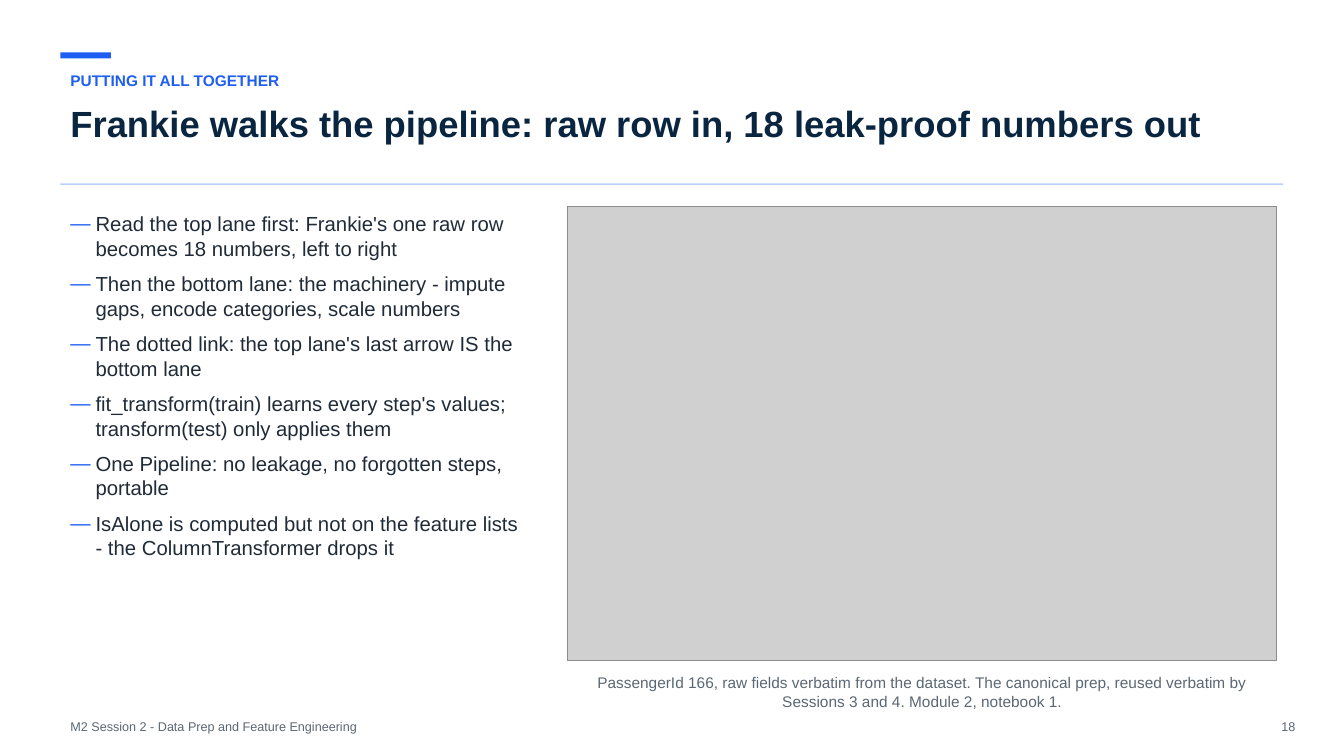
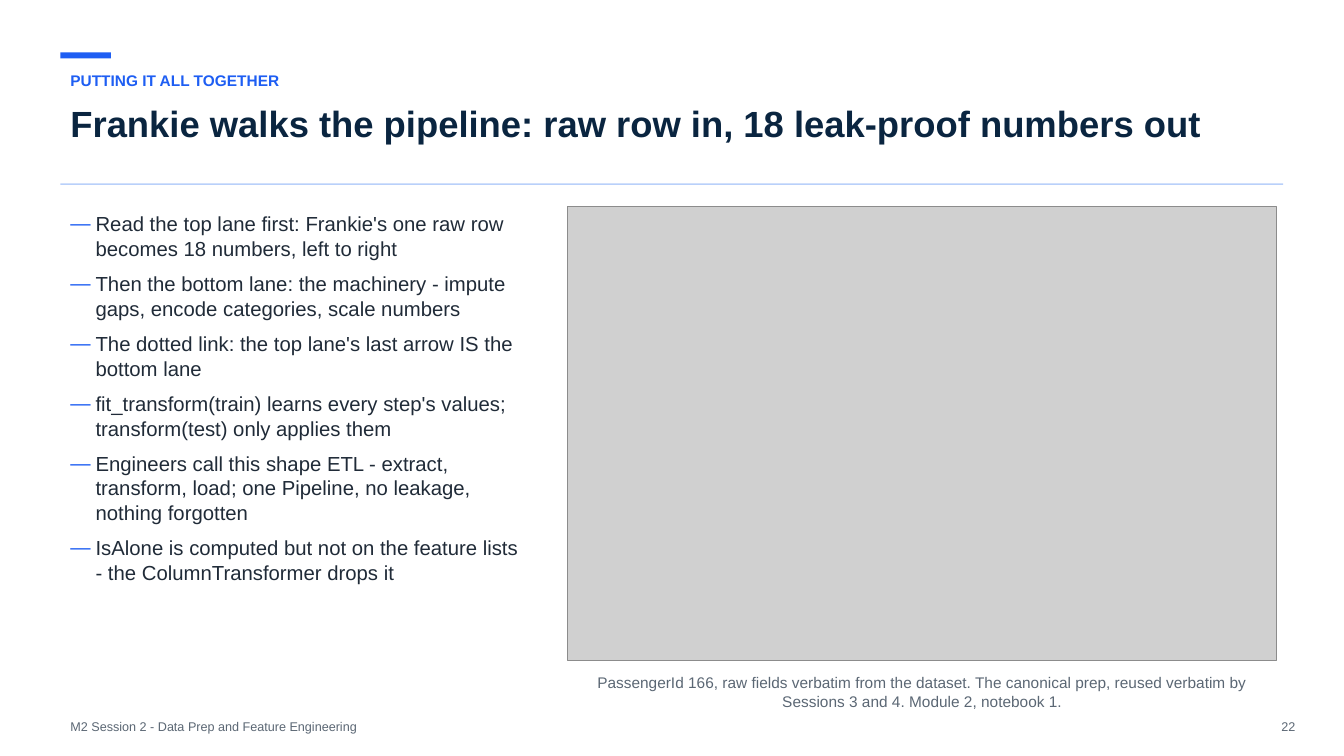
Before and after one commit to koenossendrijver/fontys-tech-exercises, a slide deck: slide 22 of presentations/m2-session-2-data-prep-and-feature-engineering.pptx (slide 18 before the commit). Drawn at 1344x756 pixels with LibreOffice and Linux fonts; fonts in the diff are those of the drawing; grey boxes stand for pictures. Boxes give left, top, right and bottom in pixels: in the first picture for what was removed or moved away, otherwise in the second. Text is boxed around its words. In the diff, an @@ line names an element or a change of style, - is before the commit and + after.

```diff
--- a/presentations/m2-session-2-data-prep-and-feature-engineering.pptx
+++ b/presentations/m2-session-2-data-prep-and-feature-engineering.pptx
@@ text at bbox=[96, 456, 471, 525]: text changed @@
-— One Pipeline: no leakage, no forgotten steps, portable
+— Engineers call this shape ETL - extract, transform, load; one Pipeline, no leakage, nothing forgotten
@@ text at bbox=[1281, 722, 1295, 731]: text changed @@
-18
+22
```
Also in this commit, not shown: 15 other slides changed, 4 slides added, 4 other files.
